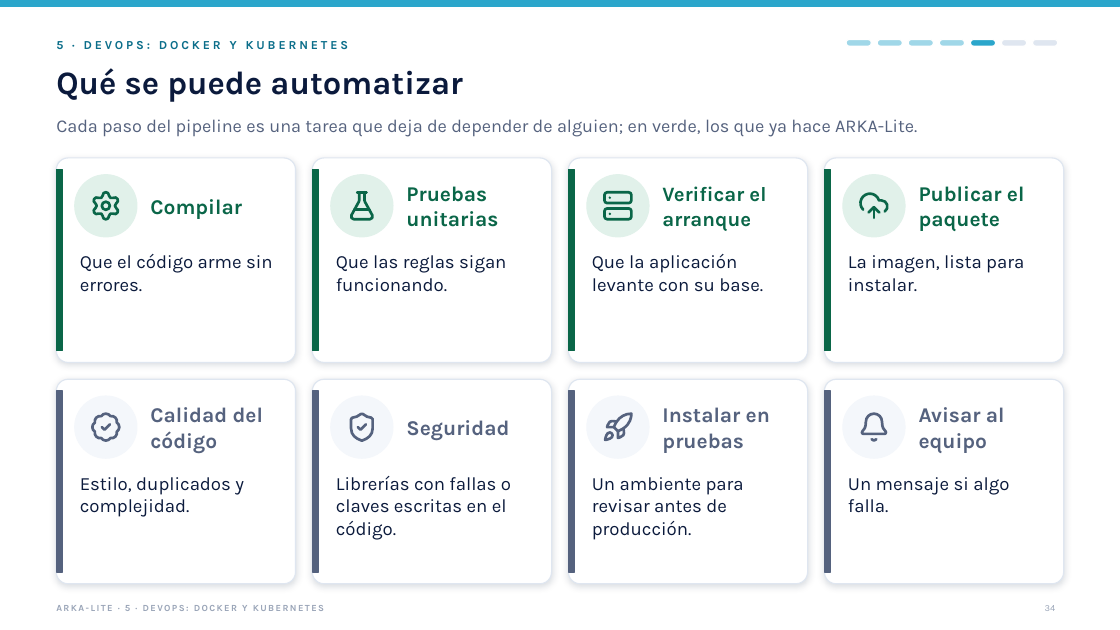
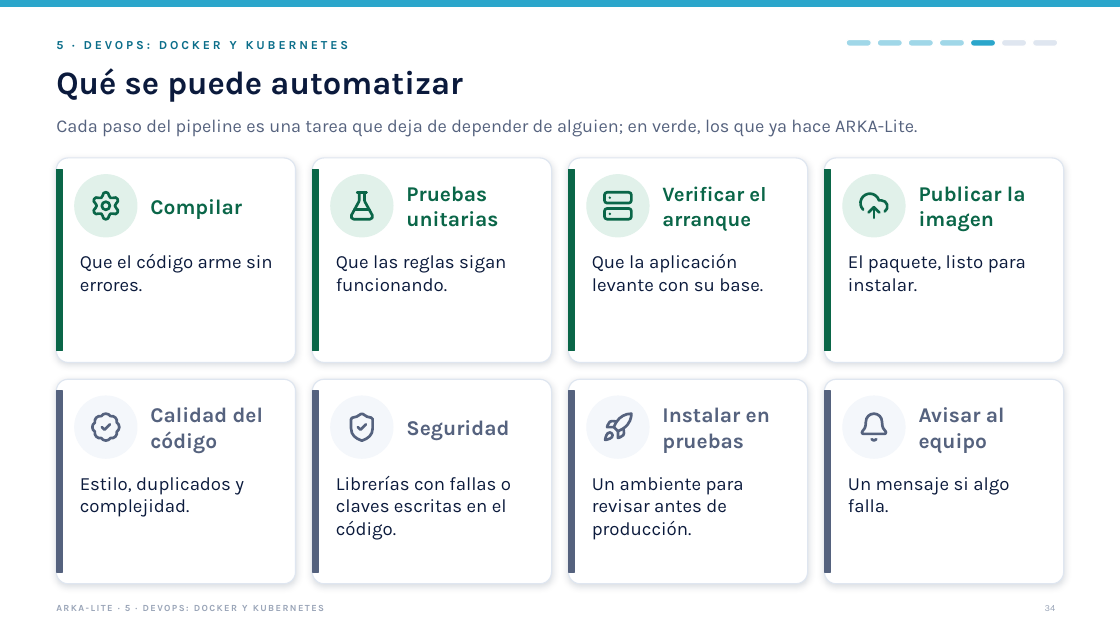
Before and after one commit to jfranceschi-dev/arka-lite, a slide deck: slide 34 of docs/presentation-data/pptx/ARKA-Lite-ejecutivo-con-videos.pptx. Drawn at 1120x630 pixels with LibreOffice and Linux fonts; fonts in the diff are those of the drawing. Boxes give left, top, right and bottom in pixels: in the first picture for what was removed or moved away, otherwise in the second. Text is boxed around its words. In the diff, an @@ line names an element or a change of style, - is before the commit and + after.

```diff
--- a/docs/presentation-data/pptx/ARKA-Lite-ejecutivo-con-videos.pptx
+++ b/docs/presentation-data/pptx/ARKA-Lite-ejecutivo-con-videos.pptx
@@ text at [919, 186, 1026, 232]: text changed @@
-Publicar el paquete
+Publicar la imagen
@@ text at [848, 255, 1026, 292]: text changed @@
-La imagen, lista para instalar.
+El paquete, listo para instalar.
```
Also in this commit, not shown: 1 other slide changed, 1 slide added, 2 slides removed, 21 other files.
